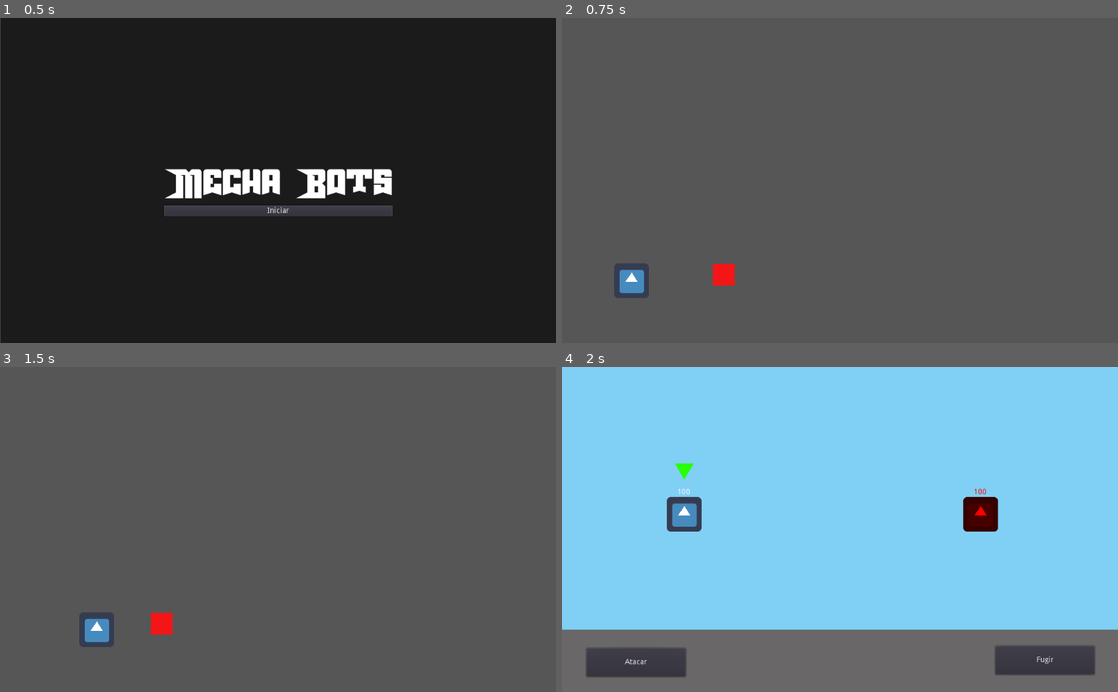
Above: before the commit, frames 1-4 (two rows, left to right).
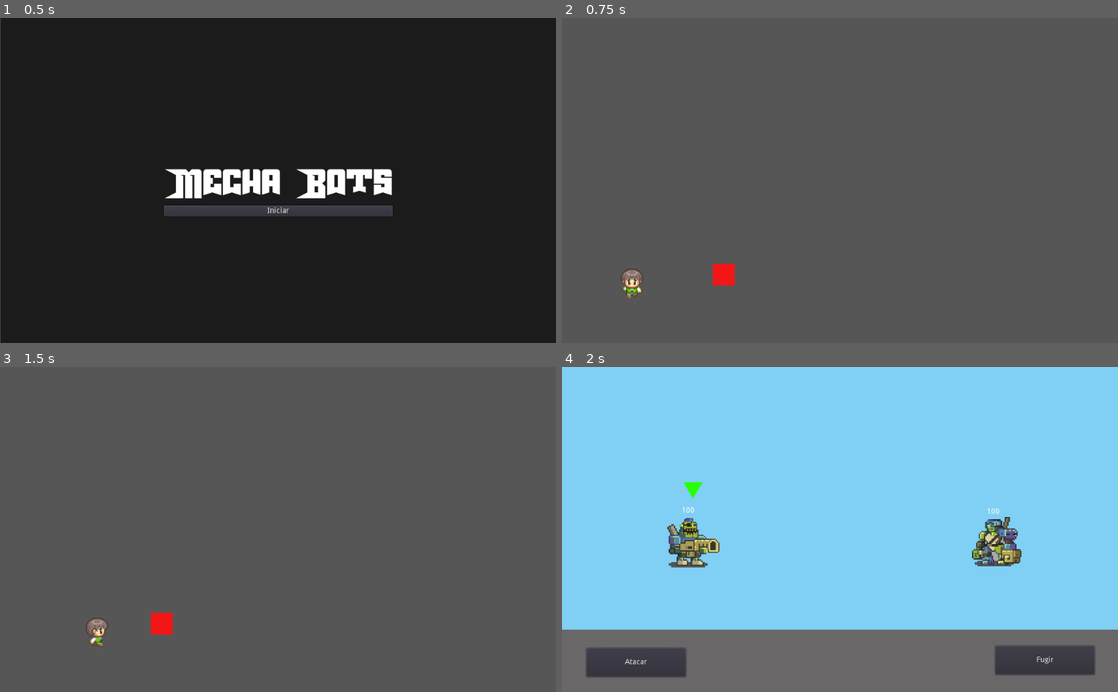
Above: after the commit, the same moments.

Repository: brunohlippert/MechaBots
Game: Godot game, scene res://Scenes/map/Home.tscn
The game is run twice, just before and just after one commit, with the same random seed, the same clock (stepped at 60 frames per second) and the same inputs. The engine's default icon, where the game draws it, is replaced by a stand-in: a white triangle on a blue panel in a dark square.
Inputs:
- Up to frame 1 (0.5 s): no input
- Up to frame 2 (0.75 s): click "Iniciar" at 0.5 s
- Up to frame 3 (1.5 s): tap Enter at 1.25 s; hold Right (ui_right) from 1.28 s (still down)
- Up to frame 4 (2 s): keep holding Right (ui_right)

Frame 1 is identical in both runs. In frame 2, 0.6% of the frame differs, in the area x 9-16%, y 75-87%; in frame 3, 0.6%; in frame 4, 3.2%, in the area x 18-83%, y 29-62%.

Commit message:
new robots

Diff:
--- a/Scenes/characters/Player.gd
+++ b/Scenes/characters/Player.gd
@@ -2,13 +2,26 @@
 
 export var SPEED = 250
 var velocity = Vector2()
-
+onready var sprite := $AnimatedSprite
 
 func get_input():
 	var d := Vector2.ZERO
 
 	d.x = Input.get_action_strength("ui_right")-Input.get_action_strength("ui_left")
 	d.y = Input.get_action_strength("ui_down")-Input.get_action_strength("ui_up")
+
+	if d.y > 0:
+		sprite.play("down")
+	elif d.y < 0:
+		sprite.play("up")
+	elif d.x > 0:
+		sprite.play("right")
+	elif d.x < 0:
+		sprite.play("left")
+	else:
+		sprite.stop()
+		sprite.frame = 0
+
 	return d
 
 func _physics_process(delta):
--- a/Scenes/characters/Player.tscn
+++ b/Scenes/characters/Player.tscn
@@ -1,17 +1,91 @@
-[gd_scene load_steps=4 format=2]
+[gd_scene load_steps=17 format=2]
 
-[ext_resource path="res://icon.png" type="Texture" id=1]
+[ext_resource path="res://assets/Male 13-1.png" type="Texture" id=1]
 [ext_resource path="res://Scenes/characters/Player.gd" type="Script" id=2]
 
+[sub_resource type="AtlasTexture" id=2]
+atlas = ExtResource( 1 )
+region = Rect2( 0, 32, 32, 32 )
+
+[sub_resource type="AtlasTexture" id=3]
+atlas = ExtResource( 1 )
+region = Rect2( 32, 32, 32, 32 )
+
+[sub_resource type="AtlasTexture" id=4]
+atlas = ExtResource( 1 )
+region = Rect2( 64, 32, 32, 32 )
+
+[sub_resource type="AtlasTexture" id=5]
+atlas = ExtResource( 1 )
+region = Rect2( 0, 64, 32, 32 )
+
+[sub_resource type="AtlasTexture" id=6]
+atlas = ExtResource( 1 )
+region = Rect2( 32, 64, 32, 32 )
+
+[sub_resource type="AtlasTexture" id=7]
+atlas = ExtResource( 1 )
+region = Rect2( 64, 64, 32, 32 )
+
+[sub_resource type="AtlasTexture" id=8]
+atlas = ExtResource( 1 )
+region = Rect2( 0, 96, 32, 32 )
+
+[sub_resource type="AtlasTexture" id=9]
+atlas = ExtResource( 1 )
+region = Rect2( 32, 96, 32, 32 )
+
+[sub_resource type="AtlasTexture" id=10]
+atlas = ExtResource( 1 )
+region = Rect2( 64, 96, 32, 32 )
+
+[sub_resource type="AtlasTexture" id=11]
+atlas = ExtResource( 1 )
+region = Rect2( 0, 0, 32, 32 )
+
+[sub_resource type="AtlasTexture" id=12]
+atlas = ExtResource( 1 )
+region = Rect2( 32, 0, 32, 32 )
+
+[sub_resource type="AtlasTexture" id=13]
+atlas = ExtResource( 1 )
+region = Rect2( 64, 0, 32, 32 )
+
+[sub_resource type="SpriteFrames" id=14]
+animations = [ {
+"frames": [ SubResource( 2 ), SubResource( 3 ), SubResource( 4 ) ],
+"loop": true,
+"name": "left",
+"speed": 5.0
+}, {
+"frames": [ SubResource( 5 ), SubResource( 6 ), SubResource( 7 ) ],
+"loop": true,
+"name": "right",
+"speed": 5.0
+}, {
+"frames": [ SubResource( 8 ), SubResource( 9 ), SubResource( 10 ) ],
+"loop": true,
+"name": "up",
+"speed": 5.0
+}, {
+"frames": [ SubResource( 11 ), SubResource( 12 ), SubResource( 13 ) ],
+"loop": true,
+"name": "down",
+"speed": 5.0
+} ]
+
 [sub_resource type="RectangleShape2D" id=1]
-extents = Vector2( 31.5, 31.5 )
+extents = Vector2( 20.5, 28 )
 
 [node name="Player" type="KinematicBody2D"]
 script = ExtResource( 2 )
 
-[node name="Sprite" type="Sprite" parent="."]
-texture = ExtResource( 1 )
+[node name="AnimatedSprite" type="AnimatedSprite" parent="."]
+scale = Vector2( 2, 2 )
+frames = SubResource( 14 )
+animation = "down"
+frame = 1
 
 [node name="CollisionShape2D" type="CollisionShape2D" parent="."]
-position = Vector2( 0.5, 0.5 )
+position = Vector2( 1.5, 3 )
 shape = SubResource( 1 )
--- /dev/null
+++ b/Scenes/characters/robots/Cannon.tscn
@@ -0,0 +1,54 @@
+[gd_scene load_steps=6 format=2]
+
+[ext_resource path="res://Scenes/characters/robots/RobotLogic.gd" type="Script" id=1]
+[ext_resource path="res://assets/cannon.png" type="Texture" id=2]
+
+[sub_resource type="Animation" id=2]
+length = 0.001
+
+[sub_resource type="Animation" id=3]
+resource_name = "damage"
+tracks/0/type = "method"
+tracks/0/path = NodePath(".")
+tracks/0/interp = 1
+tracks/0/loop_wrap = true
+tracks/0/imported = false
+tracks/0/enabled = true
+tracks/0/keys = {
+"times": PoolRealArray( 1 ),
+"transitions": PoolRealArray( 1 ),
+"values": [ {
+"args": [  ],
+"method": "finishGettingDamage"
+} ]
+}
+
+[sub_resource type="RectangleShape2D" id=4]
+extents = Vector2( 47, 50 )
+
+[node name="Cannon" type="KinematicBody2D"]
+script = ExtResource( 1 )
+
+[node name="Life" type="Label" parent="."]
+margin_left = -22.0
+margin_top = -66.0
+margin_right = 5.0
+margin_bottom = -52.0
+
+[node name="AnimationPlayer" type="AnimationPlayer" parent="."]
+anims/RESET = SubResource( 2 )
+anims/damage = SubResource( 3 )
+
+[node name="TurnArrow" type="Polygon2D" parent="."]
+position = Vector2( 0, -42 )
+color = Color( 0.156863, 1, 0.0117647, 1 )
+polygon = PoolVector2Array( -18, -69, -1, -39, 17, -69 )
+
+[node name="Cannon" type="Sprite" parent="."]
+scale = Vector2( 0.598684, 0.598684 )
+texture = ExtResource( 2 )
+
+[node name="CollisionShape2D" type="CollisionShape2D" parent="."]
+visible = false
+position = Vector2( 1, 1 )
+shape = SubResource( 4 )
--- /dev/null
+++ b/Scenes/characters/robots/Fighter.tscn
@@ -0,0 +1,80 @@
+[gd_scene load_steps=6 format=2]
+
+[ext_resource path="res://Scenes/characters/robots/RobotLogic.gd" type="Script" id=1]
+[ext_resource path="res://assets/fighter.png" type="Texture" id=2]
+
+[sub_resource type="Animation" id=2]
+length = 0.001
+tracks/0/type = "value"
+tracks/0/path = NodePath("Fighter:rotation_degrees")
+tracks/0/interp = 1
+tracks/0/loop_wrap = true
+tracks/0/imported = false
+tracks/0/enabled = true
+tracks/0/keys = {
+"times": PoolRealArray( 0 ),
+"transitions": PoolRealArray( 1 ),
+"update": 0,
+"values": [ 0.0 ]
+}
+
+[sub_resource type="Animation" id=3]
+resource_name = "damage"
+tracks/0/type = "method"
+tracks/0/path = NodePath(".")
+tracks/0/interp = 1
+tracks/0/loop_wrap = true
+tracks/0/imported = false
+tracks/0/enabled = true
+tracks/0/keys = {
+"times": PoolRealArray( 1 ),
+"transitions": PoolRealArray( 1 ),
+"values": [ {
+"args": [  ],
+"method": "finishGettingDamage"
+} ]
+}
+tracks/1/type = "value"
+tracks/1/path = NodePath("Fighter:rotation_degrees")
+tracks/1/interp = 1
+tracks/1/loop_wrap = true
+tracks/1/imported = false
+tracks/1/enabled = true
+tracks/1/keys = {
+"times": PoolRealArray( 0, 0.1, 0.2, 0.3, 0.4 ),
+"transitions": PoolRealArray( 1, 1, 1, 1, 1 ),
+"update": 0,
+"values": [ 0.0, 25.0, 0.0, -25.0, 0.0 ]
+}
+
+[sub_resource type="RectangleShape2D" id=4]
+extents = Vector2( 46.5, 46 )
+
+[node name="Fighter" type="KinematicBody2D"]
+script = ExtResource( 1 )
+
+[node name="Life" type="Label" parent="."]
+margin_left = -22.0
+margin_top = -66.0
+margin_right = 5.0
+margin_bottom = -52.0
+
+[node name="AnimationPlayer" type="AnimationPlayer" parent="."]
+anims/RESET = SubResource( 2 )
+anims/damage = SubResource( 3 )
+
+[node name="TurnArrow" type="Polygon2D" parent="."]
+position = Vector2( 0, -42 )
+color = Color( 0.156863, 1, 0.0117647, 1 )
+polygon = PoolVector2Array( -18, -69, -1, -39, 17, -69 )
+
+[node name="Fighter" type="Sprite" parent="."]
+position = Vector2( -2.99999, -4 )
+scale = Vector2( 0.598684, 0.598684 )
+texture = ExtResource( 2 )
+flip_h = true
+
+[node name="CollisionShape2D" type="CollisionShape2D" parent="."]
+visible = false
+position = Vector2( -1.5, -5 )
+shape = SubResource( 4 )
--- a/Scenes/map/Batalha.tscn
+++ b/Scenes/map/Batalha.tscn
@@ -1,7 +1,8 @@
-[gd_scene load_steps=3 format=2]
+[gd_scene load_steps=4 format=2]
 
-[ext_resource path="res://Scenes/characters/robots/godot.tscn" type="PackedScene" id=1]
+[ext_resource path="res://Scenes/characters/robots/Cannon.tscn" type="PackedScene" id=1]
 [ext_resource path="res://Scenes/map/Batalha.gd" type="Script" id=2]
+[ext_resource path="res://Scenes/characters/robots/Fighter.tscn" type="PackedScene" id=3]
 
 [node name="Batalha" type="Node2D"]
 script = ExtResource( 2 )
@@ -41,12 +42,10 @@
 "_edit_lock_": true
 }
 
+[node name="Enemy" parent="." instance=ExtResource( 3 )]
+position = Vector2( 804, 326 )
+
 [node name="Robot" parent="." instance=ExtResource( 1 )]
-position = Vector2( 225, 272 )
-
-[node name="Enemy" parent="." instance=ExtResource( 1 )]
-modulate = Color( 1, 0, 0, 1 )
-light_mask = 6
-position = Vector2( 771, 272 )
+position = Vector2( 242, 324 )
 
 [connection signal="pressed" from="AtacksMenu/Attack" to="." method="_on_Attack_pressed"]
Binary file added: assets/Male 13-1.png
Not shown, added: assets/Male 13-1.png.import
Binary file added: assets/cannon.png
Binary file added: assets/fighter.png
Not shown, added: assets/fighter.png.import
Binary file added: assets/garry.png
Not shown, added: assets/garry.png.import
Binary file added: assets/robots-removebg-preview.png
Not shown, added: assets/robots-removebg-preview.png.import
Binary file added: assets/stronk.png
Not shown, added: assets/stronk.png.import
